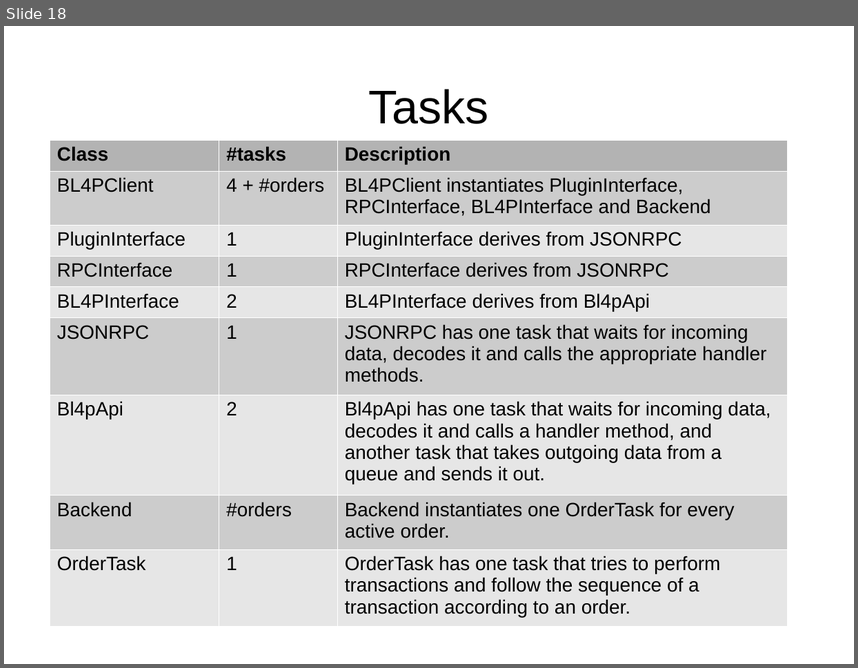
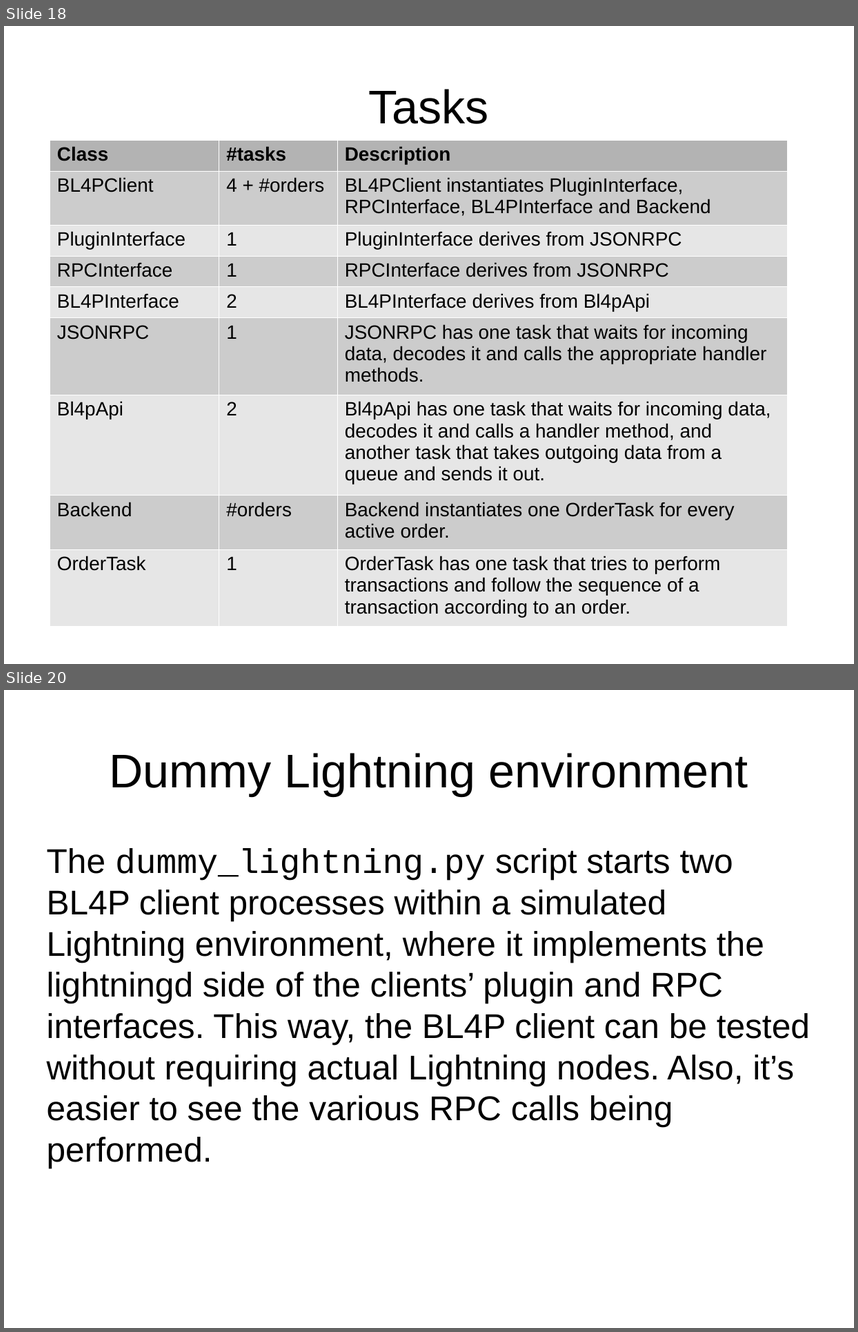
Before and after one commit to bitonic-cjp/bl4p-client, a slide deck: doc/Code overview.odp. Shown one above the other, each under a label of ours: slide 18 before the commit, slides 18 and 20 after it; the slides between them are not shown. The pictures are 858x668 and 858x1332 pixels, drawn with LibreOffice and Linux fonts; fonts in the diff are those of the drawing. Boxes give left, top, right and bottom in pixels: in the first picture for what was removed or moved away, otherwise in the second. Text is boxed around its words. In the diff, an @@ line names an element or a change of style, - is before the commit and + after.

```diff
--- a/doc/Code overview.odp
+++ b/doc/Code overview.odp
@@ slide 20 added at (4, 690, 854, 1328), background #FFFFFF @@
@@ title added at (109, 753, 748, 796), 44 pt, text #000000 @@
+Dummy Lightning environment
@@ text added at (47, 848, 810, 1167), 32 pt, text #000000 @@
+The dummy_lightning.py script starts two BL4P client processes within a simulated Lightning environment, where it implements the lightningd side of the clients’ plugin and RPC interfaces. This way, the BL4P client can be tested without requiring actual Lightning nodes. Also, it’s easier to see the various RPC calls being performed.
```
Also in this commit, not shown: 5 slides changed, 1 other file.
